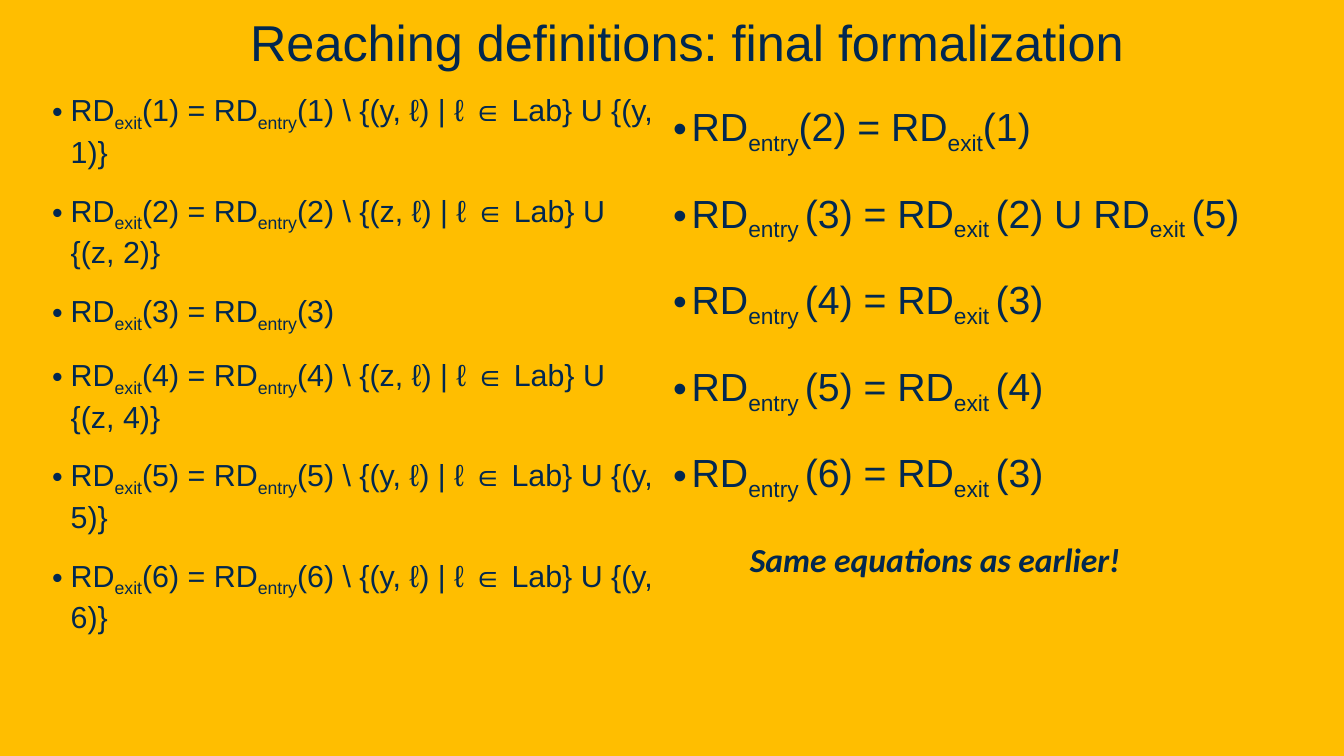
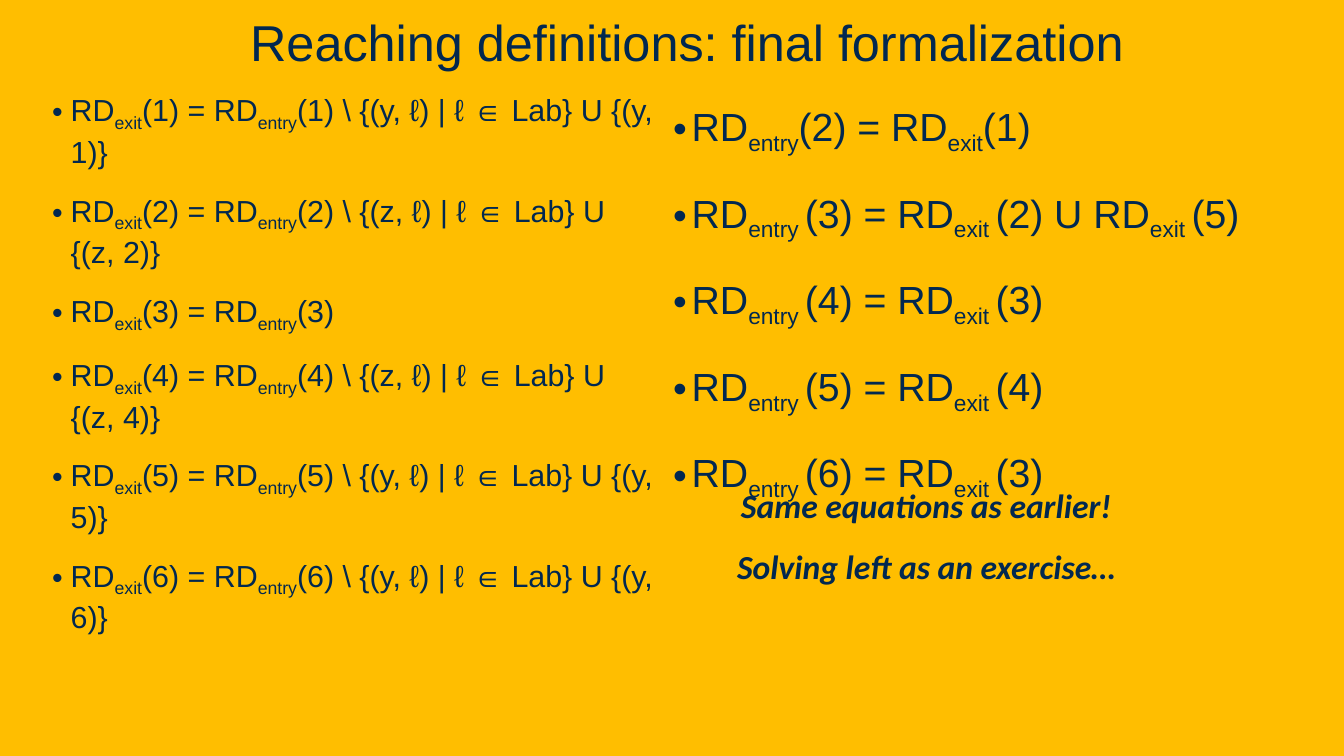
Before and after one commit to davsec-teaching/ECS289C-Spring2025, a slide deck: slide 62 of slides/3_data_flow_analysis.pptx (slide 63 before the commit). Drawn at 1344x756 pixels with LibreOffice and Linux fonts; fonts in the diff are those of the drawing; background and template pictures are left out. Boxes give left, top, right and bottom in pixels: in the first picture for what was removed or moved away, otherwise in the second. Text is boxed around its words. In the diff, an @@ line names an element or a change of style, - is before the commit and + after.

```diff
--- a/slides/3_data_flow_analysis.pptx
+++ b/slides/3_data_flow_analysis.pptx
@@ text "Same equations as earlier!" rewrapped from (750, 548, 1120, 578) to (741, 490, 1112, 524) @@
@@ text added at (737, 555, 1115, 585), 24 pt, text #022850, bold, italic @@
+Solving left as an exercise…
```
Also in this commit, not shown: 5 other slides changed, 1 slide removed, 1 other file.
